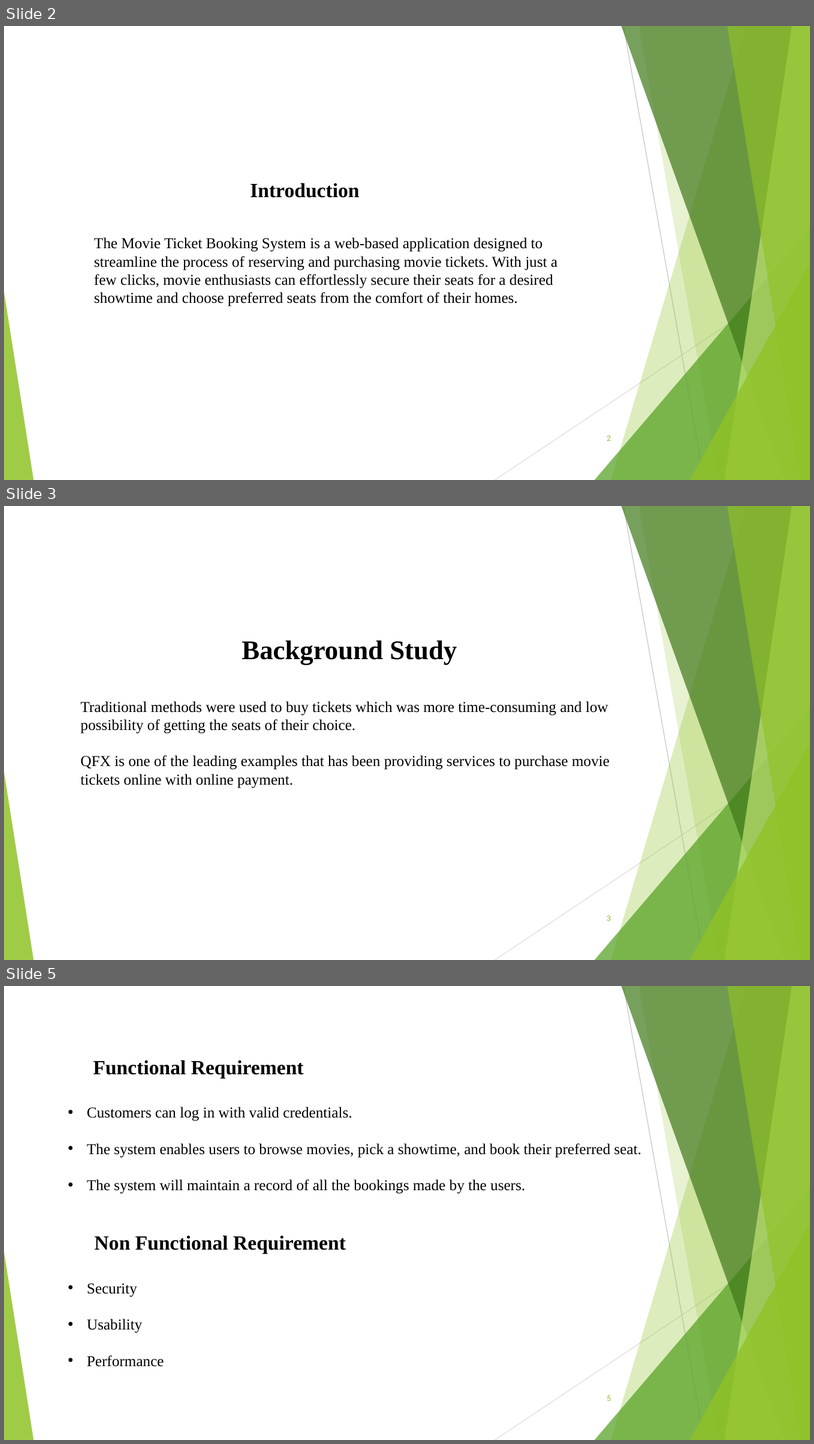
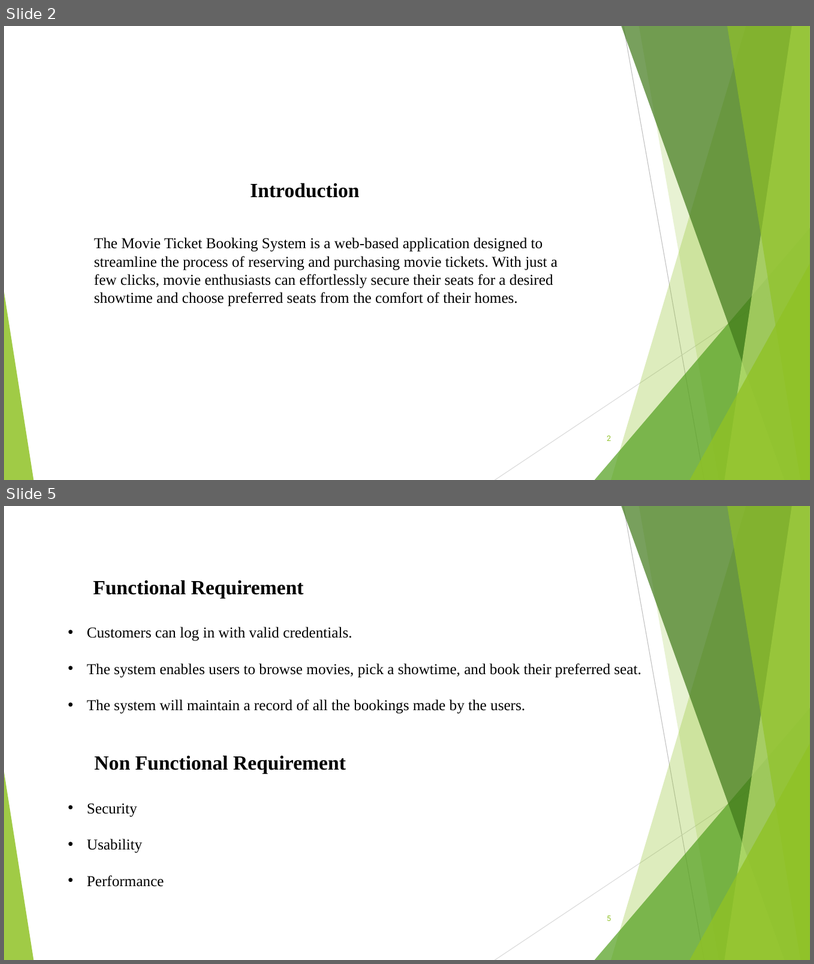
Before and after one commit to nepal4972/Movie_Ticket_Booking_SixthSemProject, a slide deck: documentation/MTB.pptx. Shown one above the other, each under a label of ours: slides 2, 3 and 5 before the commit, slides 2 and 5 after it; the slides between them are not shown. The pictures are 814x1444 and 814x964 pixels, drawn with LibreOffice and Linux fonts; fonts in the diff are those of the drawing. Boxes give left, top, right and bottom in pixels: in the first picture for what was removed or moved away, otherwise in the second. Text is boxed around its words. In the diff, an @@ line names an element or a change of style, - is before the commit and + after.

```diff
--- a/documentation/MTB.pptx
+++ b/documentation/MTB.pptx
@@ slide 3 removed at <box>4,506,810,960</box>, background #FFFFFF; not listed: 10 template elements that a slide beside it also shows @@
@@ text removed at <box>81,640,610,788</box> @@
-Background Study
-Traditional methods were used to buy tickets which was more time-consuming and low possibility of getting the seats of their choice.
-QFX is one of the leading examples that has been providing services to purchase movie tickets online with online payment.
@@ page number removed at <box>607,915,611,921</box> @@
-3
```
Also in this commit, not shown: 4 slides changed, 1 slide added, 2 other files.
